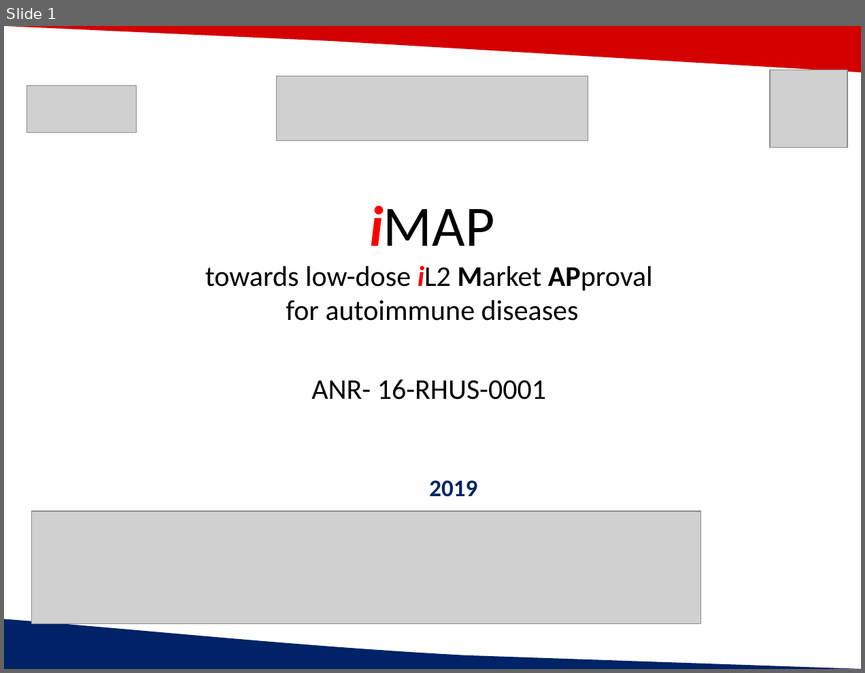
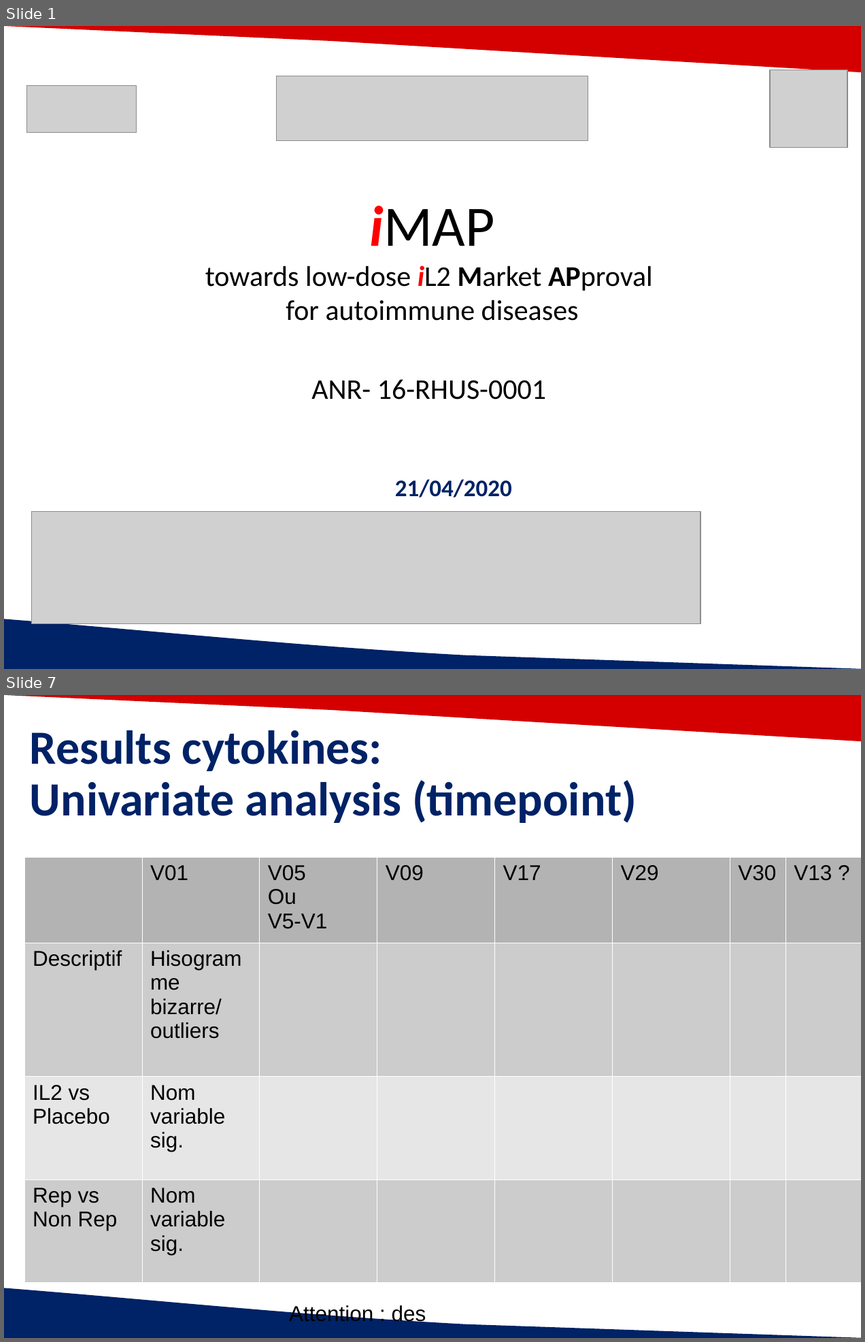
Before and after one commit to Caroline-Peltier/script_bt, a slide deck: pres/IntegrativeAnalysis_ICM_04_21_2020.pptx. Shown one above the other, each under a label of ours: slide 1 before the commit, slides 1 and 7 after it; the slides between them are not shown. The pictures are 865x673 and 865x1342 pixels, drawn with LibreOffice and Linux fonts; fonts in the diff are those of the drawing; grey boxes stand for pictures; background and template pictures are left out. Boxes give left, top, right and bottom in pixels: in the first picture for what was removed or moved away, otherwise in the second. Text is boxed around its words. In the diff, an @@ line names an element or a change of style, - is before the commit and + after.

```diff
--- a/pres/IntegrativeAnalysis_ICM_04_21_2020.pptx
+++ b/pres/IntegrativeAnalysis_ICM_04_21_2020.pptx
@@ slide 7 added at box(4, 695, 861, 1338), background #FFFFFF; not listed: 2 template elements that a slide beside it also shows @@
@@ text added at box(30, 730, 636, 823), 40 pt, text #002266, bold @@
+Results cytokines:
+Univariate analysis (timepoint)
@@ table added at box(24, 857, 861, 1282), 4 rows, 8 columns @@
+ | V01 | V05 / Ou / V5-V1 | V09 | V17 | V29 | V30 | V13 ?
+Descriptif | Hisogramme bizarre/ outliers |  |  |  |  |  | 
+IL2 vs Placebo | Nom variable sig. |  |  |  |  |  | 
+Rep vs Non Rep | Nom variable sig. |  |  |  |  |  | 
@@ text added at box(289, 1304, 426, 1325), 18 pt, text #000000 @@
+Attention : des
@@ slide 1 changed as well @@
@@ text at box(395, 479, 512, 497): text changed @@
-2019
+21/04/2020
```
Also in this commit, not shown: 10 other slides added, 13 slides removed, 1 other file.
